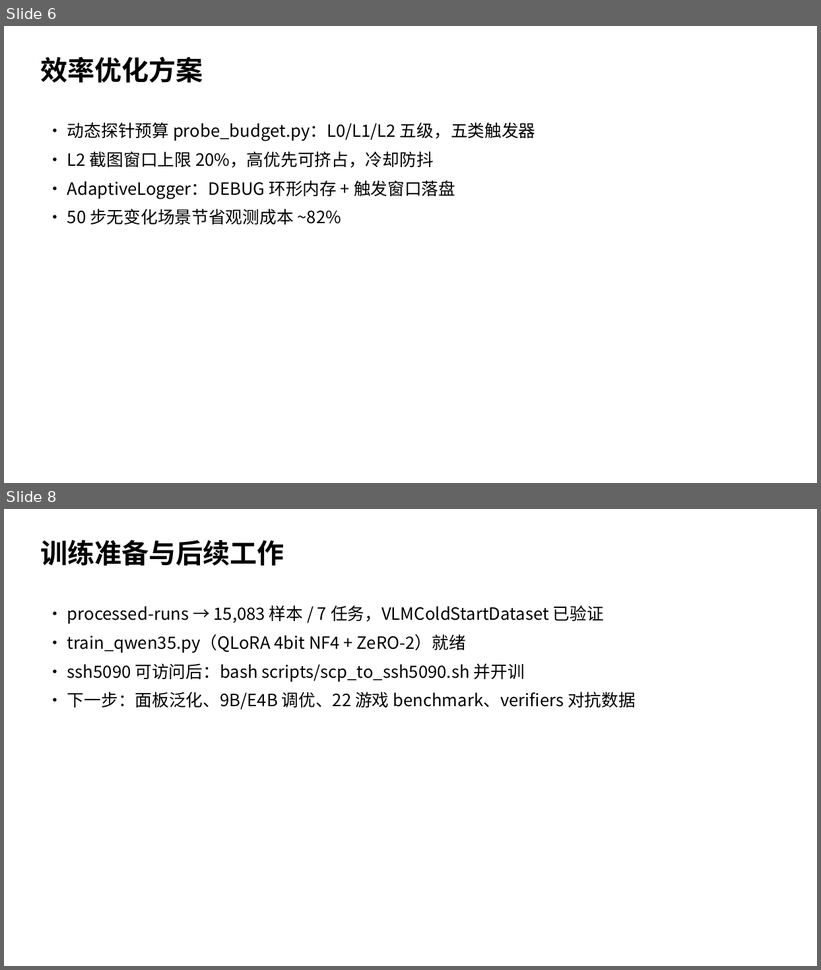
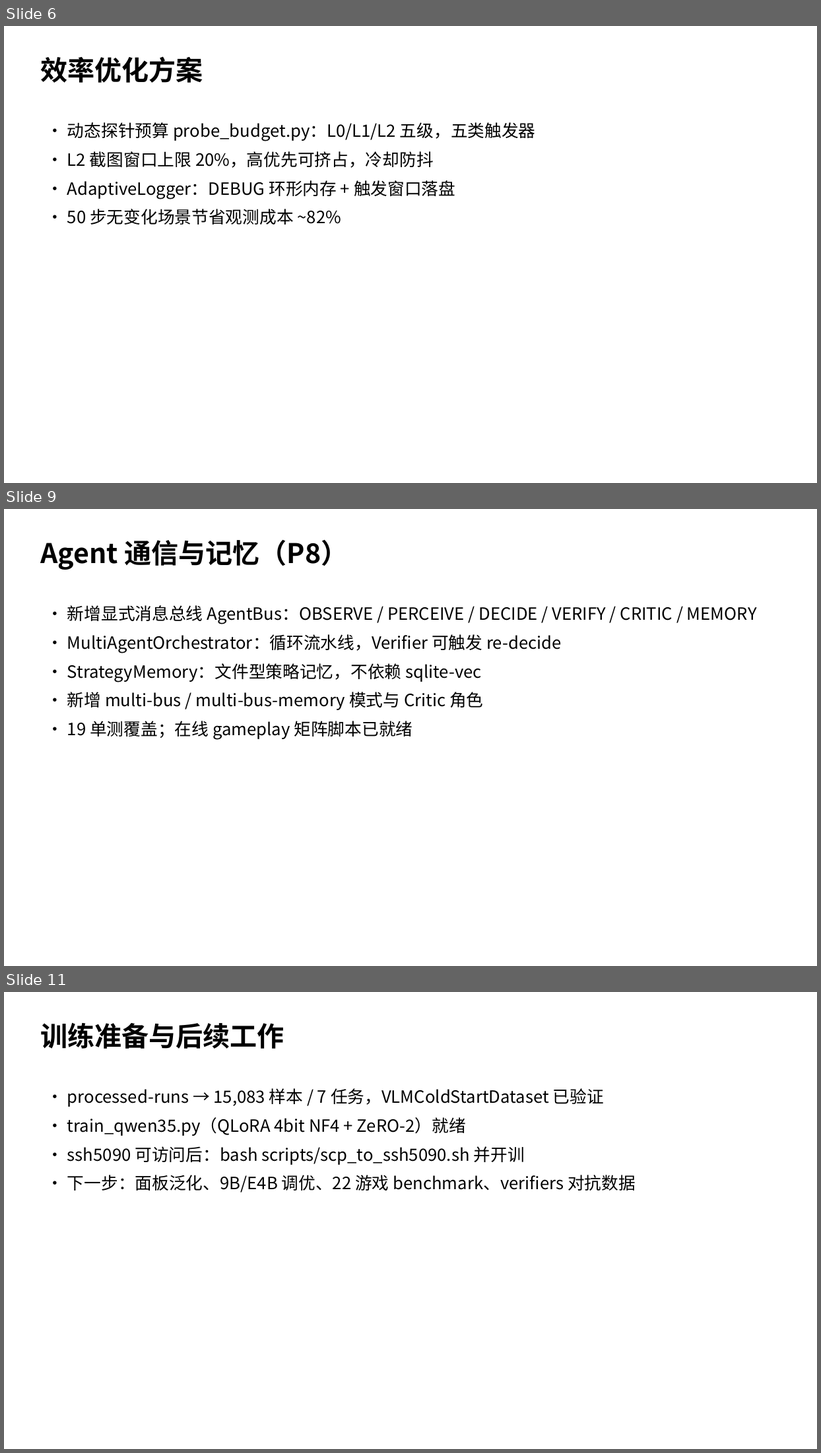
Before and after one commit to tzhazuma/smallgameagent, a slide deck: reports/smallgameagent_report.pptx. Shown one above the other, each under a label of ours: slides 6 and 8 before the commit, slides 6, 9 and 11 after it; the slides between them are not shown. The pictures are 821x970 and 821x1453 pixels, drawn with LibreOffice and Linux fonts; fonts in the diff are those of the drawing. Boxes give left, top, right and bottom in pixels: in the first picture for what was removed or moved away, otherwise in the second. Text is boxed around its words. In the diff, an @@ line names an element or a change of style, - is before the commit and + after.

Commit message:
feat: RTX 5060 CUDA baseline, agent bus/memory, report fix
- Fix LaTeX/PDF generator (placeholder escaping, circled digits).
- RTX 5060 CUDA llama-server with KV-cache q4_0: Qwen3.5-4B 82.6 tok/s,
  gemma-4-E4B 39.9 tok/s; visual struct 8-frame parse_rate 0.75.
- Add AgentBus, MultiAgentOrchestrator, StrategyMemory, Critic role,
  multi-bus/multi-bus-memory modes.
- Add exp_multi_agent_matrix.py for gameplay matrix.
- Update REPORT.md / EXPERIMENT_RESULTS.md; regenerate PDF/PPTX.
- 641 pytest passed, ruff clean.

```diff
--- a/reports/smallgameagent_report.pptx
+++ b/reports/smallgameagent_report.pptx
@@ slide 9 added at box(4, 509, 817, 966), background #FFFFFF @@
@@ text added at box(40, 539, 348, 570), 32 pt, text #000000, bold @@
+Agent 通信与记忆（P8）
@@ text added at box(67, 605, 757, 740), 20 pt, text #000000 @@
+• 新增显式消息总线 AgentBus：OBSERVE / PERCEIVE / DECIDE / VERIFY / CRITIC / MEMORY
+• MultiAgentOrchestrator：循环流水线，Verifier 可触发 re-decide
+• StrategyMemory：文件型策略记忆，不依赖 sqlite-vec
+• 新增 multi-bus / multi-bus-memory 模式与 Critic 角色
+• 19 单测覆盖；在线 gameplay 矩阵脚本已就绪
@@ what was slide 8 is now slide 11 @@
```
Also in this commit, not shown: 1 slide changed, 2 other slides added, 18 other files.
